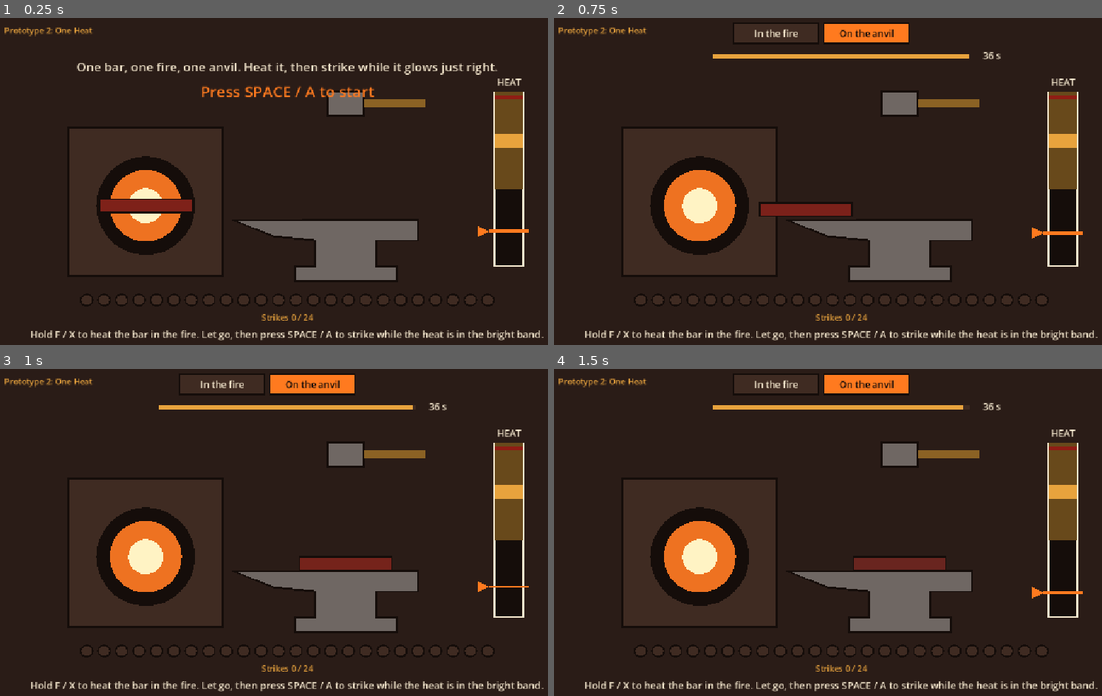
Above: before the commit, frames 1-4 (two rows, left to right).
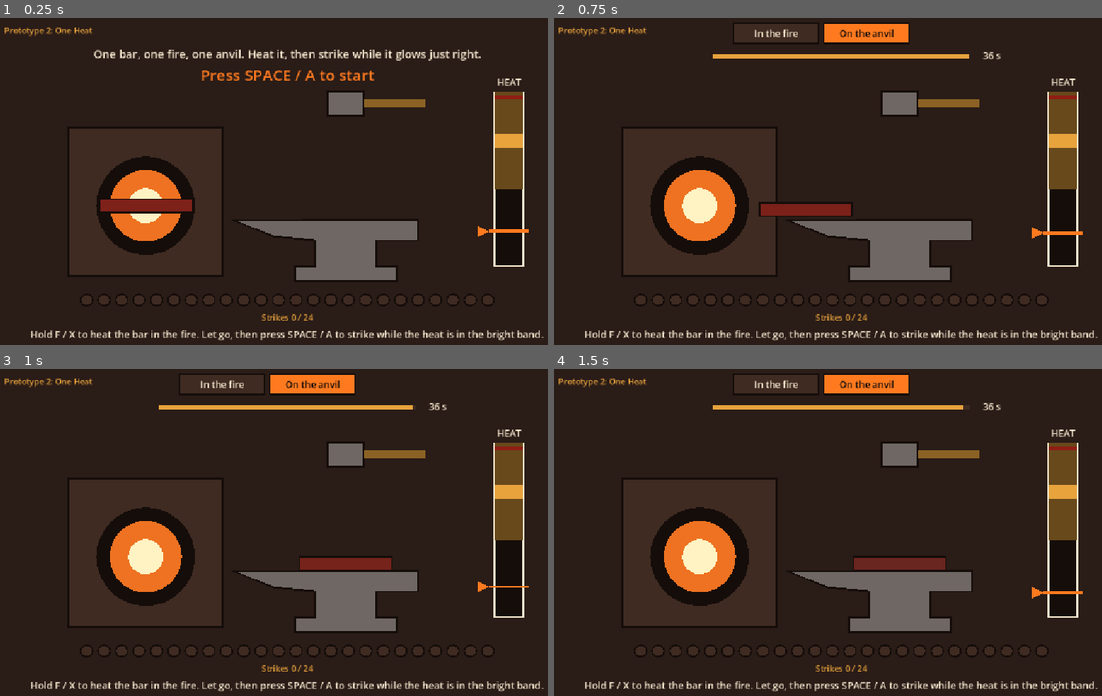
Above: after the commit, the same moments.

Repository: MarcelDWill/emberhollow
Game: Godot game, scene res://prototypes/forge_one_heat/forge_one_heat.tscn
Same seed, same stepped clock (60 frames per second), same inputs: the game is played once before the commit and once after it. The project has no main scene, so this scene is started directly.
Inputs:
- Up to frame 1 (0.25 s): no input
- Up to frame 2 (0.75 s): tap Enter at 0.5 s; hold D (p1_move_right) from 0.53 s (still down); tap Space (p1_forge_primary) at 0.6 s
- Up to frame 3 (1 s): keep holding D (p1_move_right)
- Up to frame 4 (1.5 s): release D (p1_move_right) at 1.28 s; hold S (p1_move_down) from 1.28 s (still down); tap F (p1_forge_secondary) at 1.35 s

The runs differ from the first frame. In frame 1, 2.8% of the frame differs, in the area x 14-91%, y 9-25%; in frame 2, nothing differs; in frame 3, nothing differs; in frame 4, nothing differs.

Commit message:
fix: tidy forging prototype ready screens and anvil-song bot exit
Ready text no longer overlaps the hammer (one heat) or the forge glow (anvil
song). The anvil-song bot run stops its beeps before quitting so headless runs
exit without a leaked-instance warning. Adds ready-screen screenshots.

Design: design/game-brief.md

Co-Authored-By: Claude Fable 5.2 <noreply@anthropic.com>

Diff:
--- a/prototypes/forge_anvil_song/forge_anvil_song.gd
+++ b/prototypes/forge_anvil_song/forge_anvil_song.gd
@@ -125,6 +125,11 @@
 			_result_frames += 1
 			if _autoplay:
 				if _result_frames == AUTOPLAY_RESULT_FRAMES:
+					# Bot runs are faster than real time: give the audio thread a
+					# moment to let go of the last beep before quitting.
+					_tick_player.stop()
+					_hit_player.stop()
+					OS.delay_msec(300)
 					get_tree().quit()
 			elif Input.is_action_just_pressed(ACT_PRIMARY):
 				_reset_run()
--- a/prototypes/forge_anvil_song/forge_anvil_song.json
+++ b/prototypes/forge_anvil_song/forge_anvil_song.json
@@ -41,7 +41,7 @@
   },
   "text": {
     "title": "Prototype 3: Anvil Song",
-    "ready": "Forge to the beat. Notes slide in from the right; press as each one reaches its ring.",
+    "ready": "Forge to the beat. Press as each note reaches its ring.",
     "start_prompt": "Press SPACE / A to start",
     "retry_prompt": "Press SPACE / A to forge again",
     "instruction": "Top lane: F / X pumps the bellows.   Bottom lane: SPACE / A swings the hammer.   Long notes: hold, then let go at the end.",
--- a/prototypes/forge_one_heat/forge_one_heat.gd
+++ b/prototypes/forge_one_heat/forge_one_heat.gd
@@ -330,8 +330,8 @@
 	match _state:
 		State.READY:
 			_draw_scene()
-			_text(str(_cfg["text"]["ready"]), Vector2(576.0, 110.0), 24, COL_CREAM)
-			_text(str(_cfg["text"]["start_prompt"]), Vector2(576.0, 160.0), 30, COL_ORANGE)
+			_text(str(_cfg["text"]["ready"]), Vector2(576.0, 84.0), 22, COL_CREAM)
+			_text(str(_cfg["text"]["start_prompt"]), Vector2(576.0, 128.0), 30, COL_ORANGE)
 			_draw_instruction()
 		State.PLAY:
 			_draw_header()
Binary file added: production/qa/evidence/forge-proto-anvil-song-0-ready.png
Binary file added: production/qa/evidence/forge-proto-four-stage-0-ready.png
Binary file added: production/qa/evidence/forge-proto-one-heat-0-ready.png
